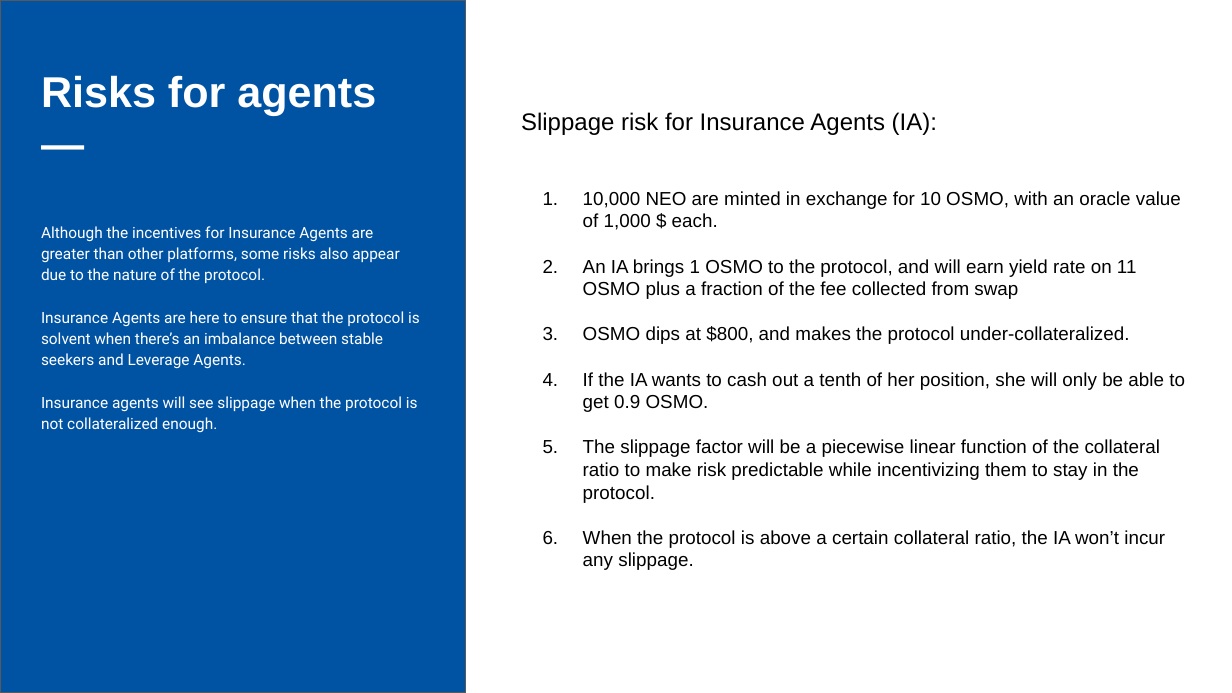
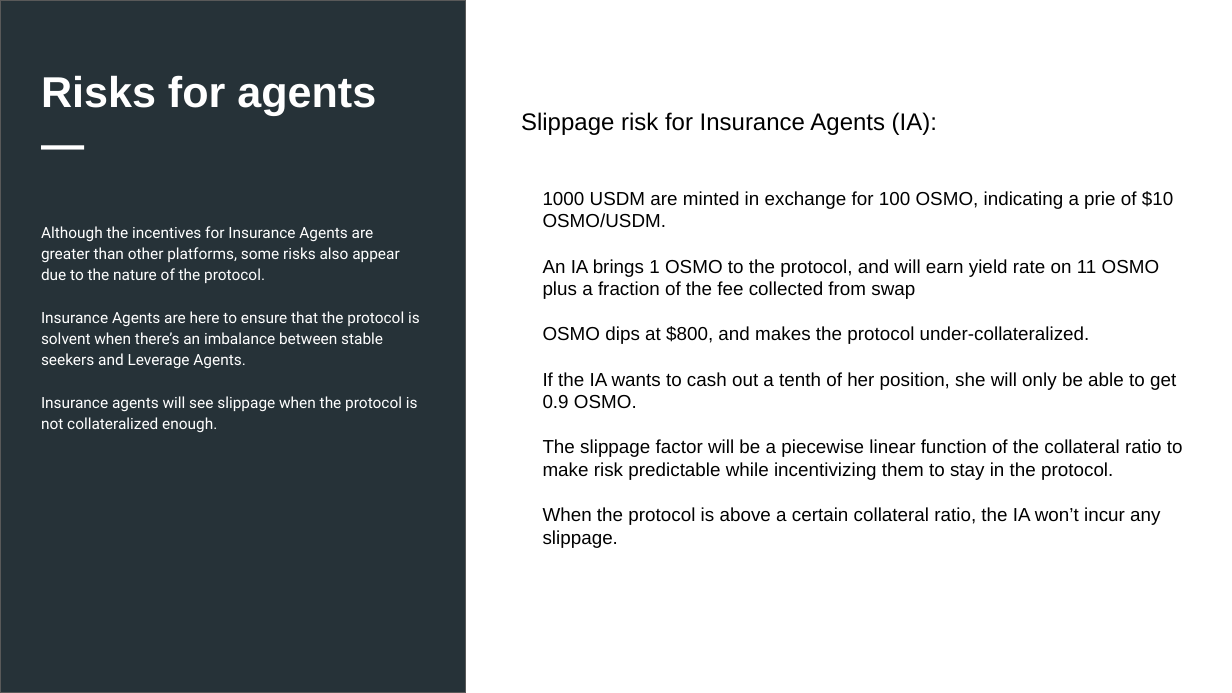
Before and after one commit to NibiruChain/tokenomics, a slide deck: slide 8 of slides/Matrix Protocol - SlideDeck.pptx. Drawn at 1232x693 pixels with LibreOffice and Linux fonts; fonts in the diff are those of the drawing. Boxes give left, top, right and bottom in pixels: in the first picture for what was removed or moved away, otherwise in the second. Text is boxed around its words. In the diff, an @@ line names an element or a change of style, - is before the commit and + after.

Commit message:
(slides): m-stables

```diff
--- a/slides/Matrix Protocol - SlideDeck.pptx
+++ b/slides/Matrix Protocol - SlideDeck.pptx
@@ rectangle at [0, 0, 466, 692]: fill #0053A3 to #263238 @@
@@ text at [543, 191, 1173, 228]: text changed @@
-1. 10,000 NEO are minted in exchange for 10 OSMO, with an oracle value of 1,000 $ each.
+1000 USDM are minted in exchange for 100 OSMO, indicating a prie of $10 OSMO/USDM.
@@ text at [543, 259, 1183, 548]: bullet 1. to none @@
```
Also in this commit, not shown: 8 other slides changed, 1 slide added, 1 slide removed.
